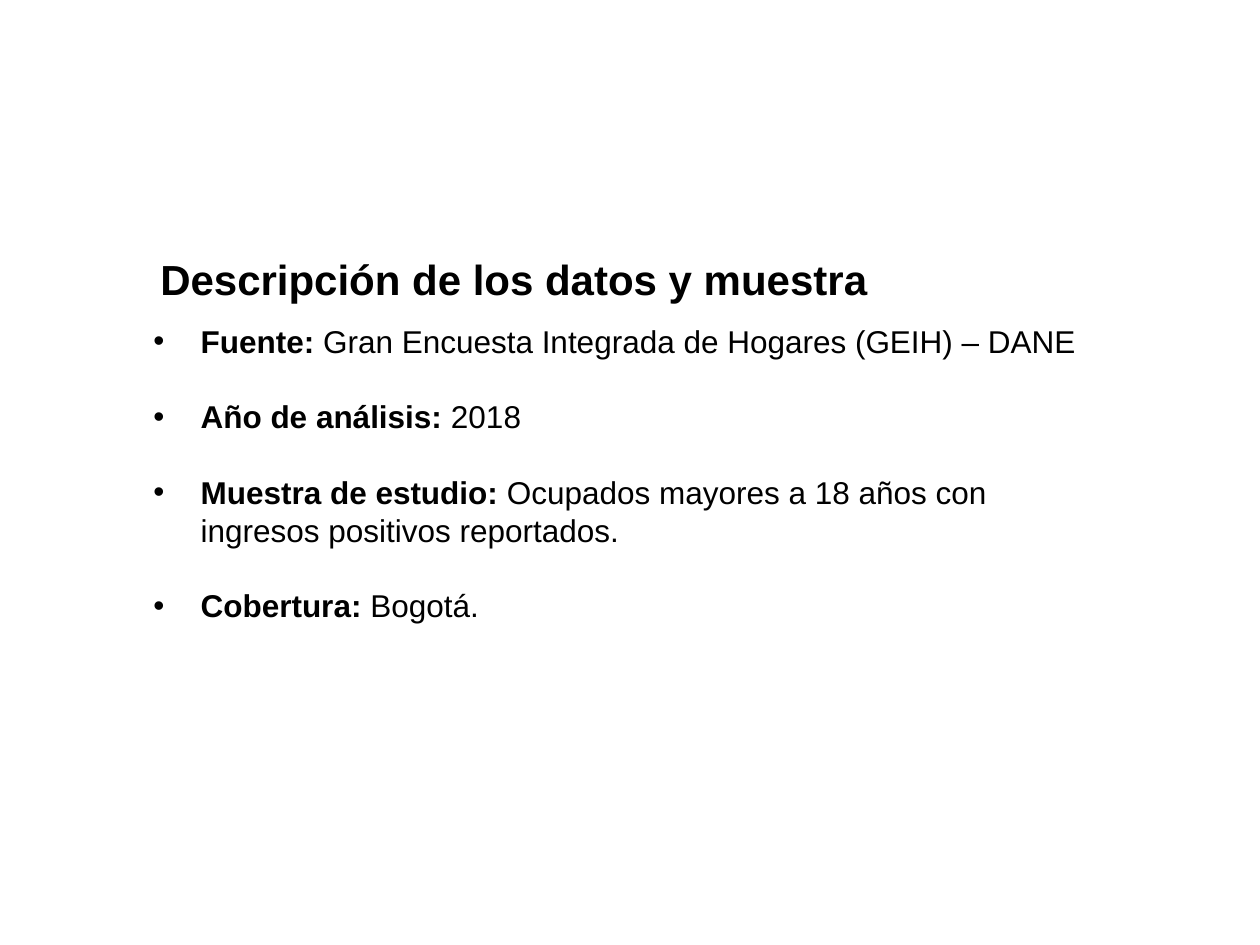
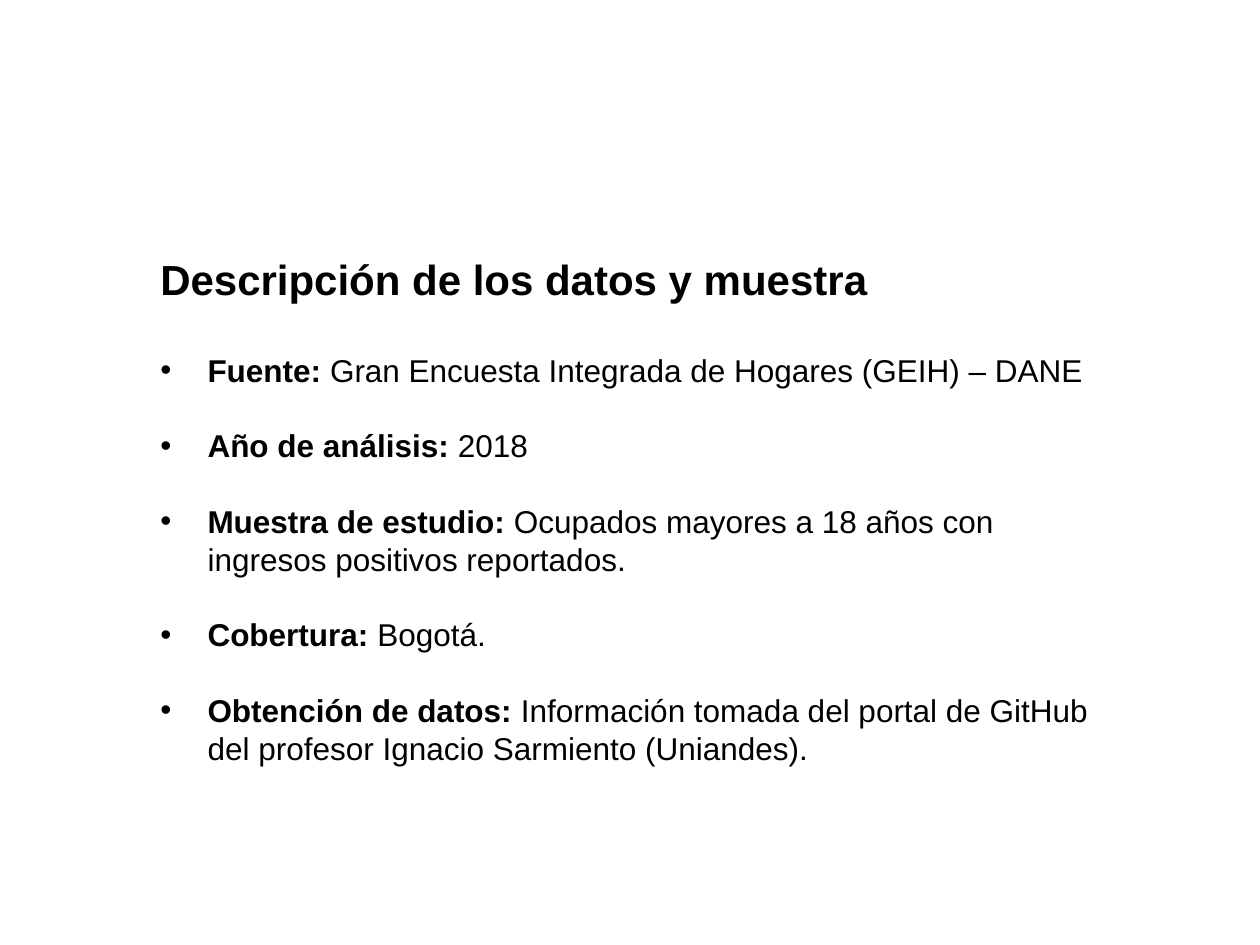
Before and after one commit to LauraDaniela17/Taller1_BigData_MachineLearning, a slide deck: slide 2 of Presentaciones/data_equipo_08.pptx. Drawn at 1260x945 pixels with LibreOffice and Linux fonts; fonts in the diff are those of the drawing; background and template pictures are left out. Boxes give left, top, right and bottom in pixels: in the first picture for what was removed or moved away, otherwise in the second. Text is boxed around its words. In the diff, an @@ line names an element or a change of style, - is before the commit and + after.

```diff
--- a/Presentaciones/data_equipo_08.pptx
+++ b/Presentaciones/data_equipo_08.pptx
@@ text "Fuente: Gran Encuesta Integrada de ..." moved from (x1=201, y1=330, x2=1075, y2=623) to (x1=208, y1=359, x2=1088, y2=766) @@
@@ text at (x1=208, y1=698, x2=1088, y2=766): paragraph added @@
+• Obtención de datos: Información tomada del portal de GitHub del profesor Ignacio Sarmiento (Uniandes).
```
Also in this commit, not shown: 1 other slide changed, 5 slides removed.
